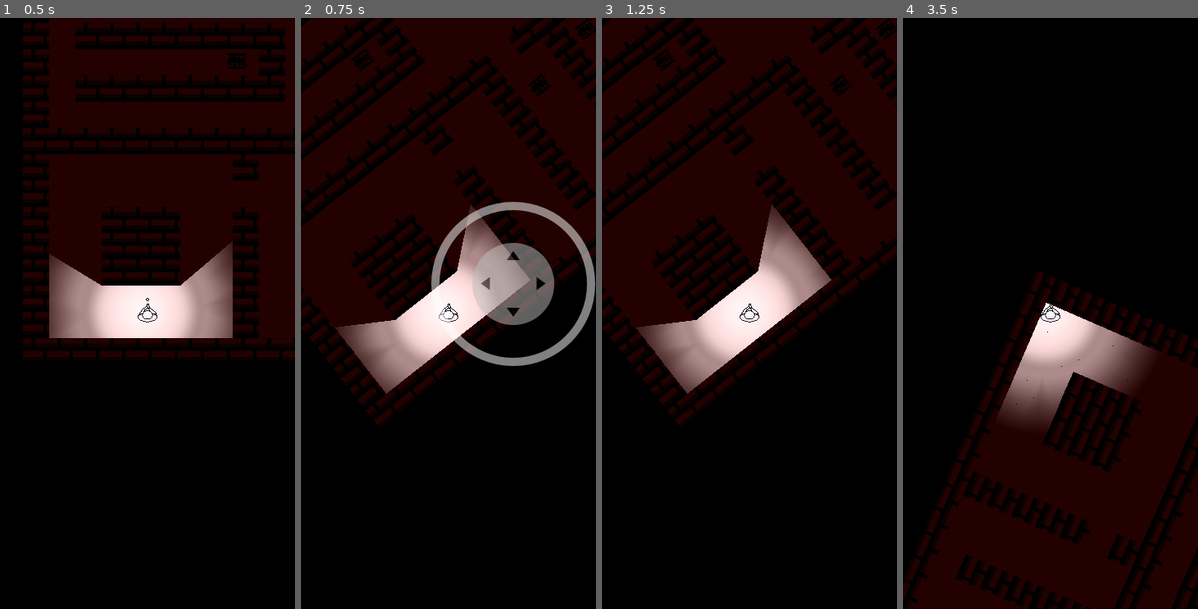
Above: before the commit, frames 1-4 (left to right).
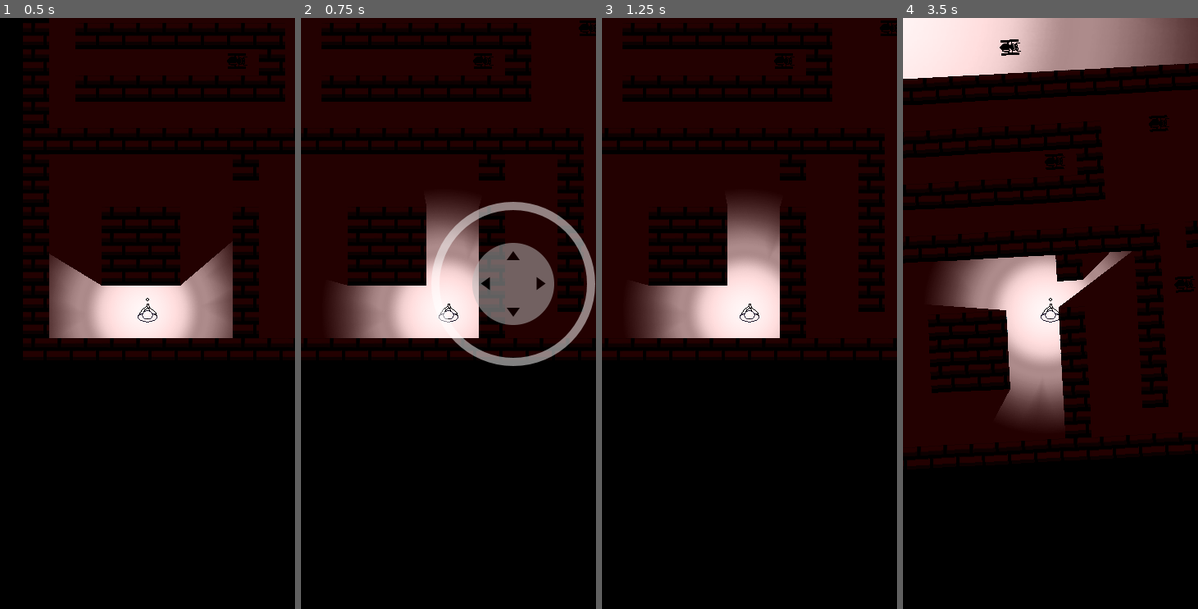
Above: after the commit, the same moments.

Repository: alexkorep-games/dogstone
Game: Godot game, scene res://scenes/levels/level01.tscn
The game is run twice, just before and just after one commit, with the same random seed, the same clock (stepped at 60 frames per second) and the same inputs.
Inputs (mouse positions are in pixels of both pictures, inside the frame that each line leads up to):
- Up to frame 1 (0.5 s): no input
- Up to frame 2 (0.75 s): tap Enter at 0.5 s; move the mouse to (513, 283) at 0.52 s; hold Right (ui_right) from 0.53 s (still down); hold Shift (strafe) from 0.53 s (still down); click (513, 283) at 0.67 s
- Up to frame 3 (1.25 s): keep holding Right (ui_right); keep holding Shift (strafe)
- Up to frame 4 (3.5 s): release Right (ui_right) at 1.25 s; release Shift (strafe) at 1.25 s; tap Space at 1.25 s; drag from (991, 343) to (1035, 431) at 1.27 s; move the mouse to (1080, 183) at 2.02 s; hold Right (ui_right) 2.03-2.75 s; hold Shift (strafe) 2.03-2.75 s; drag from (1035, 431) to (962, 224) at 2.77 s

Frame 1 is identical in both runs. In frame 2, 19% of the frame differs, in the area x 0-100%, y 0-69%; in frame 3, 20%; in frame 4, 68%, in the area x 0-100%, y 0-100%.

Commit message:
Add shift button to strafe

Diff:
--- a/scenes/player/player.gd
+++ b/scenes/player/player.gd
@@ -5,18 +5,27 @@
 var speed = 500 # speed of movement
 var rotation_speed = 5 # speed of rotation
 
-# Called every frame. 'delta' is the elapsed time since the previous frame.
 func _physics_process(delta):
 	var velocity = Vector2() # velocity vector
 
-	var movement_strength = (Input.get_action_strength("ui_up")-Input.get_action_strength("ui_down"))
-	var rotation_strength = (Input.get_action_strength("ui_right")-Input.get_action_strength("ui_left"))
+	var updown_strength = (Input.get_action_strength("ui_up") - Input.get_action_strength("ui_down"))
+	var sidewise_strength = (Input.get_action_strength("ui_right") - Input.get_action_strength("ui_left"))
 
-	# check for key presses
-	if movement_strength:
-		velocity = movement_strength * Vector2(0, -speed).rotated(rotation)
-	if rotation_strength:
-		rotation += rotation_strength * rotation_speed * delta
+	if Input.is_action_pressed("strafe"):
+		# Strafing logic: Move sideways based on sidewise_strength without rotating
+		if sidewise_strength != 0:
+			velocity += Vector2(sidewise_strength, 0).normalized().rotated(rotation) * speed
+		if updown_strength != 0:
+			velocity += Vector2(0, -updown_strength).normalized().rotated(rotation) * speed
+
+		# trim velocity to make sure the player doesn't move faster diagonally
+		velocity = velocity.clamped(speed)
+	else:
+		# Normal movement logic
+		if updown_strength:
+			velocity += Vector2(0, -updown_strength * speed).rotated(rotation)
+		if sidewise_strength:
+			rotation += sidewise_strength * rotation_speed * delta
 
 	# move and slide the node
 	move_and_slide(velocity)
